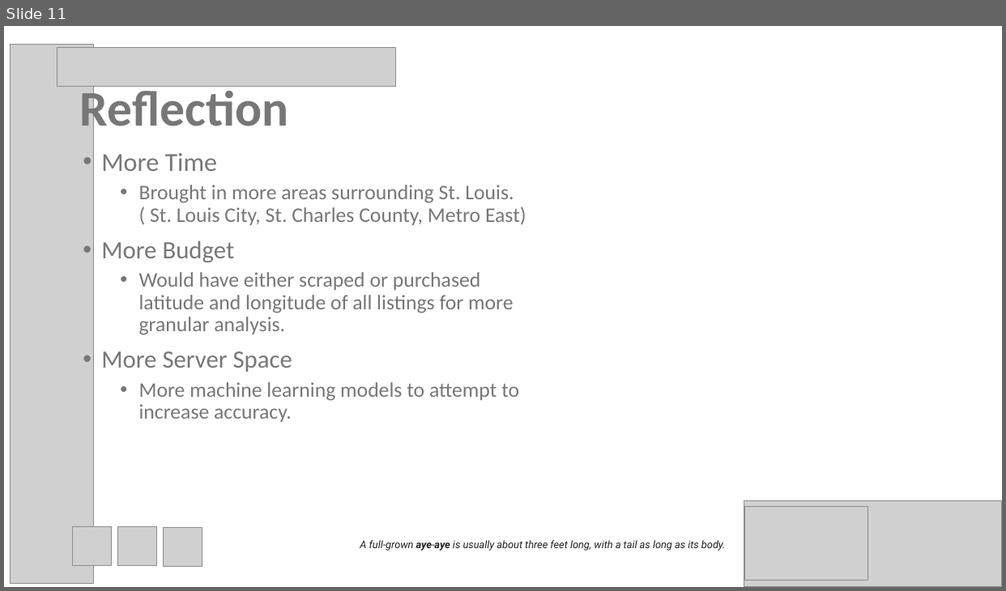
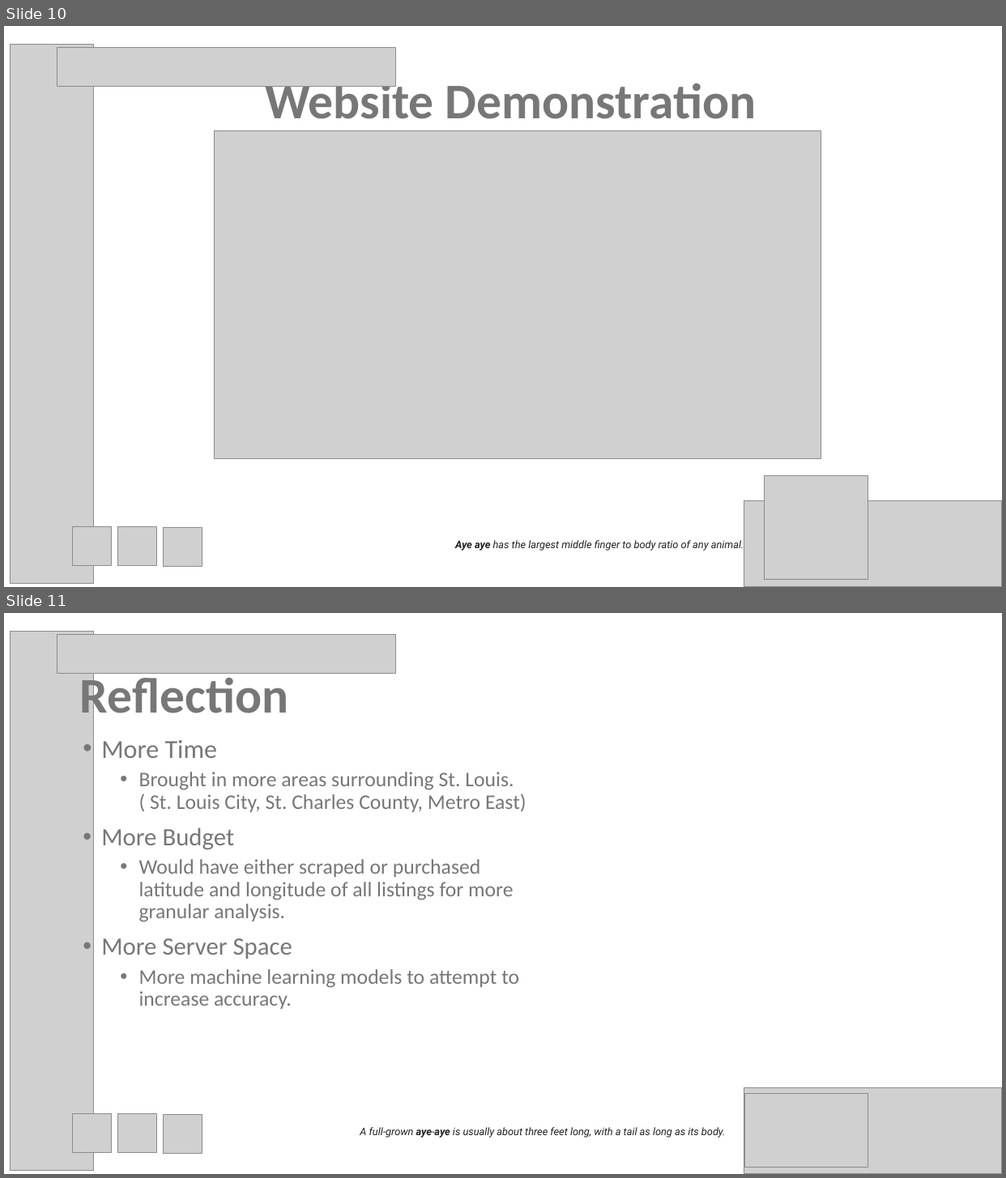
Before and after one commit to psychicesp/AI-AI, a slide deck: Project3_Presentation.pptx. Shown one above the other, each under a label of ours: slide 11 before the commit, slides 10 and 11 after it. The pictures are 1006x591 and 1006x1178 pixels, drawn with LibreOffice and Linux fonts; fonts in the diff are those of the drawing; grey boxes stand for pictures. Boxes give left, top, right and bottom in pixels: in the first picture for what was removed or moved away, otherwise in the second. Text is boxed around its words. In the diff, an @@ line names an element or a change of style, - is before the commit and + after.

```diff
--- a/Project3_Presentation.pptx
+++ b/Project3_Presentation.pptx
@@ slide 10 added at [4,26,1002,587], background #FFFFFF @@
@@ picture added at [10,44,93,583] @@
@@ picture added at [57,48,395,87] @@
@@ title added at [265,77,756,119], 48 pt, text #777777, bold @@
+Website Demonstration
@@ picture added at [215,130,820,459] @@
@@ picture added at [764,476,868,580] @@
@@ picture added at [744,501,1002,587] @@
@@ picture added at [73,527,112,565] @@
@@ picture added at [117,527,157,565] @@
@@ picture added at [163,527,202,566] @@
@@ text added at [455,539,744,552], 10 pt, text #202124, italic @@
+Aye aye has the largest middle finger to body ratio of any animal.
```
Also in this commit, not shown: 8 slides changed.
